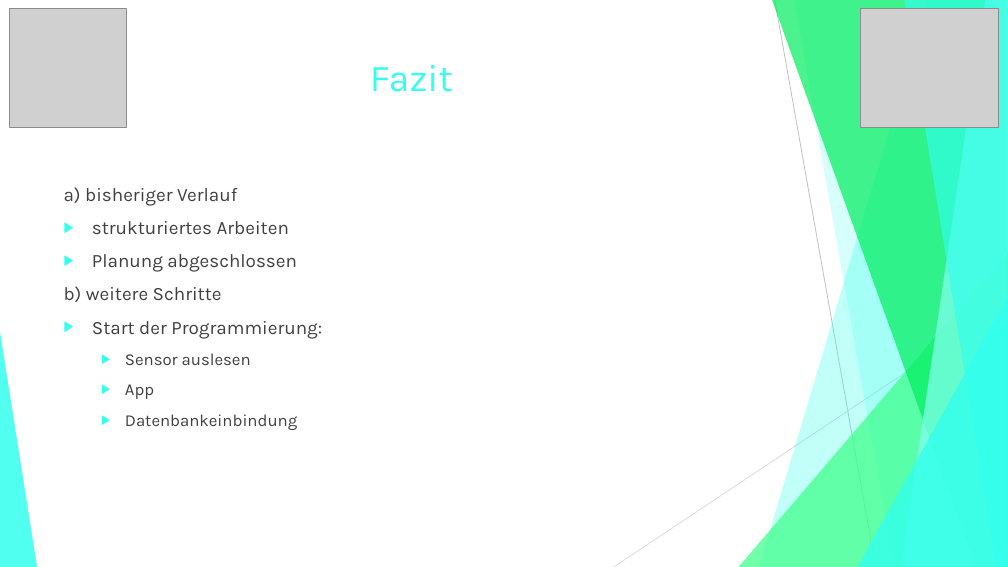
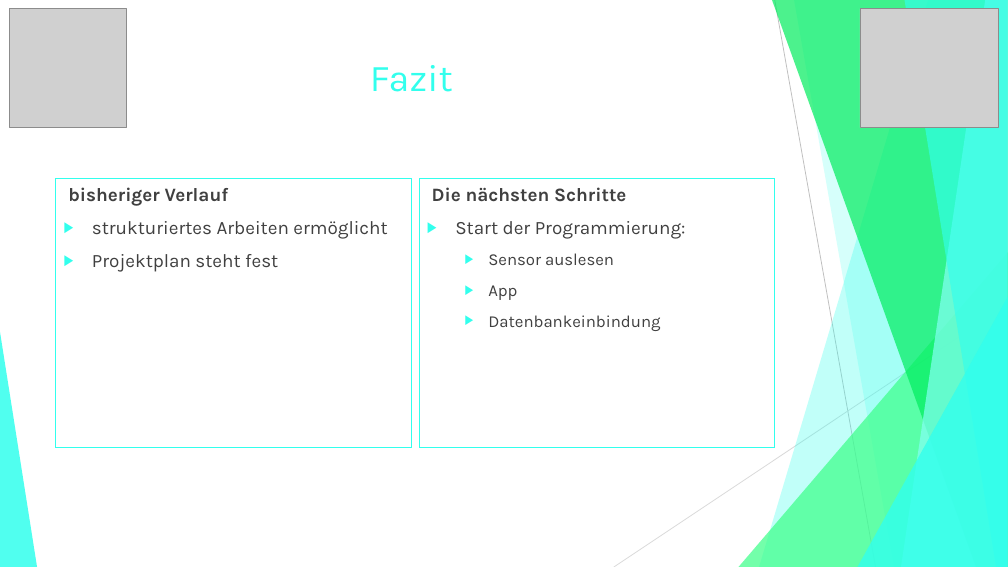
Before and after one commit to jGrochla/PocketCoach, a slide deck: slide 12 of PocketCoachExcel-PDF/PowerPoints/PocketCoach.pptx (slide 9 before the commit). Drawn at 1008x567 pixels with LibreOffice and Linux fonts; fonts in the diff are those of the drawing; grey boxes stand for pictures. Boxes give left, top, right and bottom in pixels: in the first picture for what was removed or moved away, otherwise in the second. Text is boxed around its words. In the diff, an @@ line names an element or a change of style, - is before the commit and + after.

```diff
--- a/PocketCoachExcel-PDF/PowerPoints/PocketCoach.pptx
+++ b/PocketCoachExcel-PDF/PowerPoints/PocketCoach.pptx
@@ text "bisheriger Verlauf": place and size @@
-text "bisheriger Verlauf" at <box>64,187,322,430</box>
+text "bisheriger Verlauf" at <box>56,178,411,448</box>
@@ text "bisheriger Verlauf" at <box>56,178,411,448</box>: outline none to #32FFED 0.75 pt @@
@@ rectangle added at <box>420,178,775,448</box>, outline #32FFED 0.75 pt, 18 pt, text #404040 @@
+Die nächsten Schritte
+▶ Start der Programmierung:
+  ▶ Sensor auslesen
+  ▶ App
+  ▶ Datenbankeinbindung
@@ text at <box>68,187,387,272</box>: text changed @@
-a) bisheriger Verlauf
-▶ strukturiertes Arbeiten
-▶ Planung abgeschlossen
-b) weitere Schritte
-▶ Start der Programmierung:
-  ▶ Sensor auslesen
-  ▶ App
-  ▶ Datenbankeinbindung
+bisheriger Verlauf
+▶ strukturiertes Arbeiten ermöglicht
+▶ Projektplan steht fest
```
Also in this commit, not shown: 6 other slides changed, 4 slides added, 1 slide removed, 1 other file.
